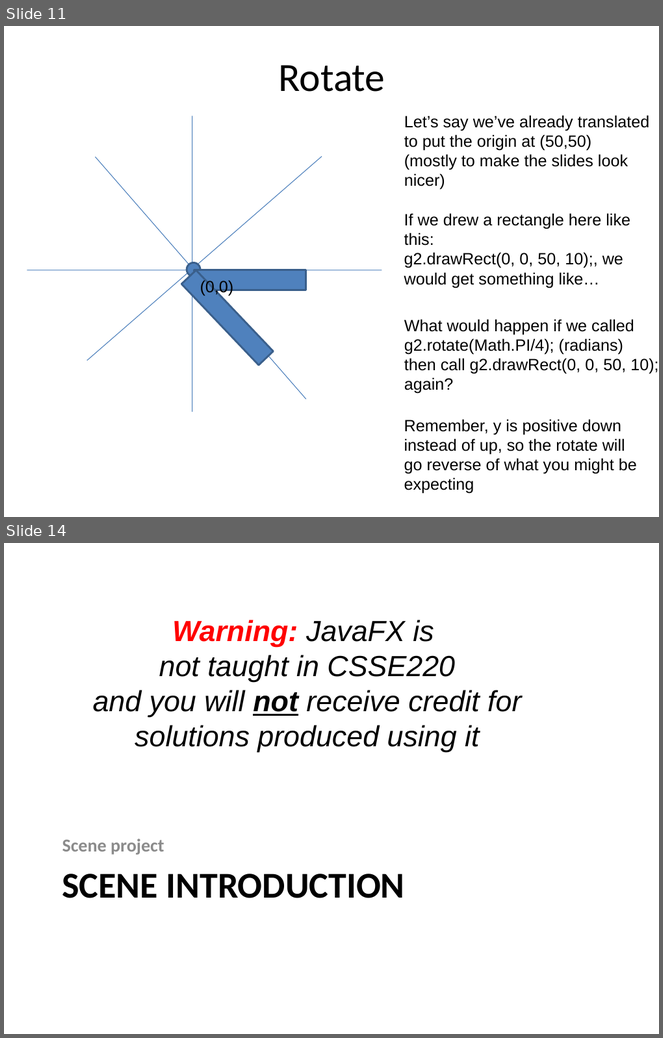
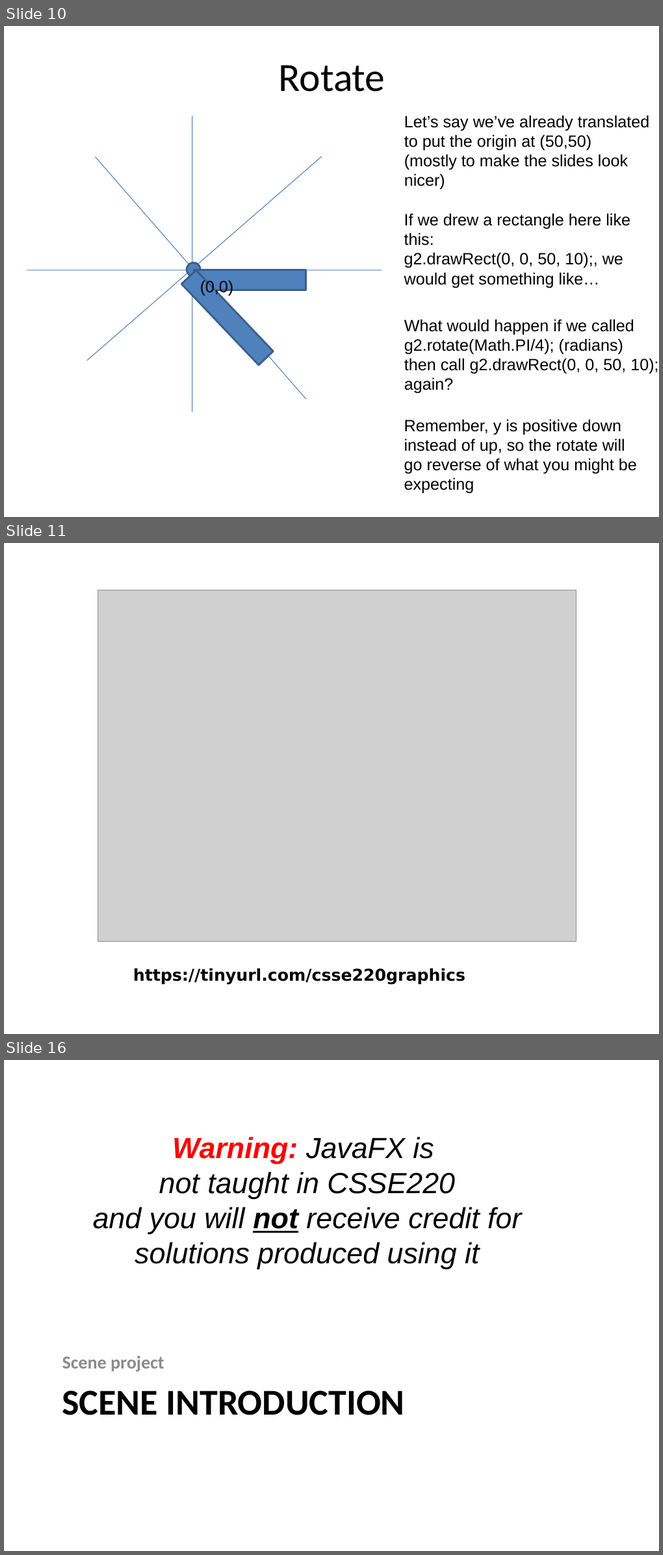
Before and after one commit to RHIT-CSSE/csse220, a slide deck: ClassMaterials/IntroToGraphics/Slides/Graphics.pptx. Shown one above the other, each under a label of ours: slides 11 and 14 before the commit, slides 10, 11 and 16 after it; the slides between them are not shown. The pictures are 663x1038 and 663x1555 pixels, drawn with LibreOffice and Linux fonts; fonts in the diff are those of the drawing; grey boxes stand for pictures. Boxes give left, top, right and bottom in pixels: in the first picture for what was removed or moved away, otherwise in the second. Text is boxed around its words. In the diff, an @@ line names an element or a change of style, - is before the commit and + after.

```diff
--- a/ClassMaterials/IntroToGraphics/Slides/Graphics.pptx
+++ b/ClassMaterials/IntroToGraphics/Slides/Graphics.pptx
@@ slide 11 added at (4, 543, 659, 1034), background #FFFFFF @@
@@ picture added at (98, 590, 576, 942) @@
@@ text added at (133, 969, 466, 985), 18 pt, text #000000, bold @@
+https://tinyurl.com/csse220graphics
@@ what was slide 11 is now slide 10 @@
@@ what was slide 14 is now slide 16 @@
```
Also in this commit, not shown: 2 slides changed, 3 other slides added, 1 slide removed, 1 other file.
